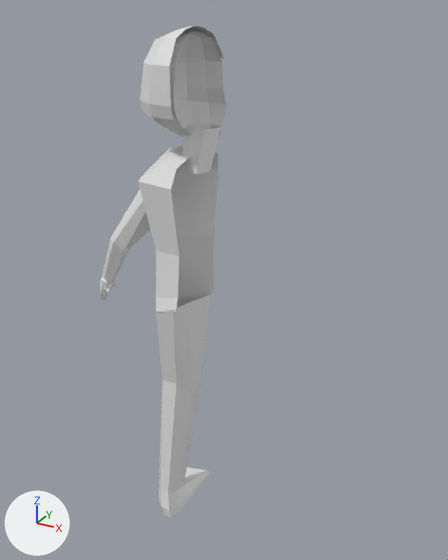
Renders of the glTF model assets/enemies/bad-guy1.glb from each side of a commit.
One viewpoint serves both versions: a camera (50 mm lens) standing at (4.4, -7.19, 4.38) and looking at (0.22, 0.4, 0.58). Lighting does not change. The marker at lower left points along +X, +Y and +Z. Where no turn or scale is listed for an object, it has been applied to the vertices. Vertices at the same position are counted once.

The scene before the commit, as lines of its bpy script (objects in view):
```python
me_cube_001 = bpy.data.meshes.new('Cube.001')
me_cube_001.from_pydata(...)  # 35 vertices, 48 faces; spans x -0.84..0.0, y -0.63..0.64, z -0.06..2.37
me_cube_002 = bpy.data.meshes.new('Cube.002')
me_cube_002.from_pydata(...)  # 66 vertices, 112 faces; spans x -0.622..0.0, y -0.493..0.861, z -0.689..0.731
me_cube_003 = bpy.data.meshes.new('Cube.003')
me_cube_003.from_pydata(...)  # 40 vertices, 58 faces; spans x -0.716..0.0, y -0.566..0.808, z -0.336..0.807
me_cylinder = bpy.data.meshes.new('Cylinder')
me_cylinder.from_pydata(...)  # 48 vertices, 84 faces; spans x -0.41..0.29, y -0.7..0.67, z -3.88..0.22
me_cylinder_002 = bpy.data.meshes.new('Cylinder.002')
me_cylinder_002.from_pydata(...)  # 78 vertices, 140 faces; spans x -1.6..0.26, y -0.43..0.5, z -2.66..0.08
me_cylinder_003 = bpy.data.meshes.new('Cylinder.003')
me_cylinder_003.from_pydata(...)  # 10 vertices, 10 faces; spans x -0.217..0.284, y -0.164..0.389, z -0.202..0.378
ob_cube = bpy.data.objects.new('Cube', me_cube_001)
ob_cube.location = (0.0, 0.0, 0.21)
ob_cube_001 = bpy.data.objects.new('Cube.001', me_cube_002)
ob_cube_001.location = (0.0, 0.0, 3.36)
ob_cube_002 = bpy.data.objects.new('Cube.002', me_cube_003)
ob_cube_002.location = (0.0, 0.0, 3.36)
ob_cylinder = bpy.data.objects.new('Cylinder', me_cylinder)
ob_cylinder.location = (-0.34, 0.1, 0.23)
ob_cylinder_001 = bpy.data.objects.new('Cylinder.001', me_cylinder_002)
ob_cylinder_001.location = (-0.63, 0.05, 2.33)
ob_cylinder_002 = bpy.data.objects.new('Cylinder.002', me_cylinder_003)
ob_cylinder_002.location = (0.0, 0.0, 2.53)
```
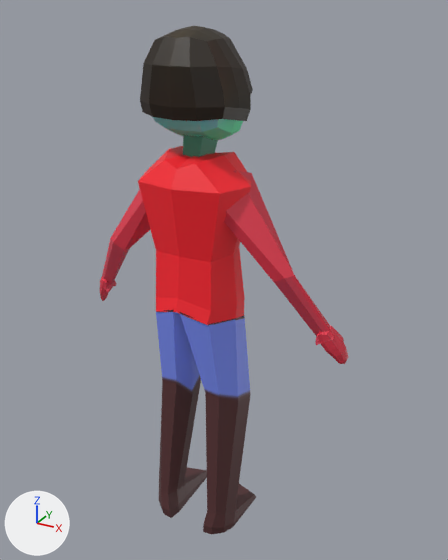
Where the change shows, as pixel boxes [x1, y1, x2, y2] in the pictures (448 x 560 px):
'Cylinder', reshaped (84% wider): before [156, 295, 210, 518]; after [156, 310, 256, 534]
'Cube', reshaped (39% wider, 8% taller): before [138, 146, 219, 312]; after [138, 146, 251, 325]
'Cube.002', reshaped (34% wider): before [140, 26, 224, 120]; after [140, 26, 253, 121]
'Cylinder.001', reshaped: before [100, 161, 157, 301]; after [100, 161, 348, 364]
'Cube.001', reshaped: before [153, 32, 226, 136]; after [153, 117, 243, 140]
'Cylinder.002', recoloured (grey to green): [182, 124, 221, 174] in both
part 1 of me_cube_001, added (red): after [171, 152, 251, 325]
part 2 of me_cube_001, recoloured (grey to red): before [138, 146, 219, 312]; after [138, 146, 216, 312]
part 3 of me_cylinder, added: after [180, 312, 256, 534]
part 4 of me_cylinder, recoloured: [156, 310, 207, 518] in both
part 5 of me_cylinder_002, added (red): after [224, 170, 334, 345]
part 6 of me_cylinder_002, added (red): after [317, 326, 348, 364]
part 7 of me_cylinder_002, recoloured (grey to red): [100, 161, 157, 301] in both
part 8 of me_cube_002, added: after [178, 119, 243, 140]
part 9 of me_cube_002, recoloured (grey to cyan): before [153, 32, 226, 136]; after [153, 117, 191, 136]
part 10 of me_cube_003, added (black): after [170, 26, 253, 121]
part 11 of me_cube_003, recoloured (white to black): [140, 26, 192, 120] in both

What changed in the scene script:
```text
Add mat_material:
    mat_material = principled_material('Material')
    mat_material.texture = img_untitled_004
Add mat_material_001:
    mat_material_001 = principled_material('Material.001')
    mat_material_001.texture = img_untitled_003
Add mat_material_005:
    mat_material_005 = principled_material('Material.005')
    mat_material_005.texture = img_untitled_002
Add mat_material_004:
    mat_material_004 = principled_material('Material.004')
    mat_material_004.texture = img_untitled_001
Add mat_material_003:
    mat_material_003 = principled_material('Material.003')
    mat_material_003.texture = img_untitled
Change me_cube_001:
    remove me_cube_001.from_pydata(...)  # 35 vertices, 48 faces; spans x -0.84..0.0, y -0.63..0.64, z -0.06..2.37
    add me_cube_001.from_pydata(...)  # 56 vertices, 96 faces; spans x -0.84..0.84, y -0.63..0.64, z -0.06..2.37
    me_cube_001 part 1
    21 vertices are added at x 0.03..0.84, y -0.49..0.37, z -0.06..2.37
    48 new faces join them
    me_cube_001 part 2: 48 faces spanning x -0.84..0.0, y -0.63..0.64, z -0.06..2.37 switch from no material to mat_material_003 (picture img_untitled)
Change me_cylinder:
    remove me_cylinder.from_pydata(...)  # 48 vertices, 84 faces; spans x -0.41..0.29, y -0.7..0.67, z -3.88..0.22
    add me_cylinder.from_pydata(...)  # 96 vertices, 168 faces; spans x -0.41..1.1, y -0.7..0.67, z -3.88..0.22
    me_cylinder part 3: the loose piece of 48 vertices spanning x -0.41..0.29, y -0.7..0.67, z -3.88..0.22 is copied, and the copy is mirrored in x about its middle, then moved by (0.81, 0.0, 0.0), in mat_material_004 (picture img_untitled_001); it spans x 0.4..1.1, y -0.7..0.67, z -3.88..0.22
    me_cylinder part 4: 84 faces spanning x -0.41..0.29, y -0.7..0.67, z -3.88..0.22 switch from no material to mat_material_004 (picture img_untitled_001)
Change me_cylinder_002:
    remove me_cylinder_002.from_pydata(...)  # 78 vertices, 140 faces; spans x -1.6..0.26, y -0.43..0.5, z -2.66..0.08
    add me_cylinder_002.from_pydata(...)  # 156 vertices, 280 faces; spans x -1.6..2.86, y -0.43..0.5, z -2.66..0.08
    me_cylinder_002 part 5: the loose piece of 30 vertices spanning x -1.44..0.26, y -0.43..0.37, z -2.31..0.08 is copied, and the copy is mirrored in x about its middle, then moved by (2.44, 0.0, 0.0), in mat_material_005 (picture img_untitled_002); it spans x 1.0..2.7, y -0.43..0.37, z -2.31..0.08
    me_cylinder_002 part 6: the loose piece of 48 vertices spanning x -1.6..-1.23, y 0.07..0.5, z -2.66..-2.04 is copied, and the copy is mirrored in x about its middle, then moved by (4.09, 0.0, 0.0), in mat_material_005 (picture img_untitled_002); it spans x 2.49..2.86, y 0.07..0.5, z -2.66..-2.04
    me_cylinder_002 part 7: 140 faces spanning x -1.6..0.26, y -0.43..0.5, z -2.66..0.08 switch from no material to mat_material_005 (picture img_untitled_002)
Change me_cube_002:
    remove me_cube_002.from_pydata(...)  # 66 vertices, 112 faces; spans x -0.622..0.0, y -0.493..0.861, z -0.689..0.731
    add me_cube_002.from_pydata(...)  # 114 vertices, 224 faces; spans x -0.622..0.622, y -0.493..0.861, z -0.689..0.731
    me_cube_002 part 8
    48 vertices are added at x 0.146..0.622, y -0.471..0.822, z -0.648..0.713
    112 new faces join them
    me_cube_002 part 9: 112 faces spanning x -0.622..0.0, y -0.493..0.861, z -0.689..0.731 switch from no material to mat_material_001 (picture img_untitled_003)
Change me_cylinder_003:
    where me_cylinder_003.from_pydata(...)  # 10 vertices, 10 faces; spans x -0.217..0.284, y -0.164..0.389, z -0.202..0.378
    add me_cylinder_003.materials.append(mat_material_002)  # green #41886d
Change me_cube_003:
    remove me_cube_003.from_pydata(...)  # 40 vertices, 58 faces; spans x -0.716..0.0, y -0.566..0.808, z -0.336..0.807
    add me_cube_003.from_pydata(...)  # 140 vertices, 276 faces; spans x -0.716..0.716, y -0.566..0.808, z -0.336..0.807
    me_cube_003 part 10
    100 vertices are added at x -0.656..0.716, y -0.535..0.774, z -0.336..0.781
    218 new faces join them
    me_cube_003 part 11: 58 faces spanning x -0.716..0.0, y -0.566..0.808, z -0.336..0.807 switch from no material to mat_material (picture img_untitled_004)
```
